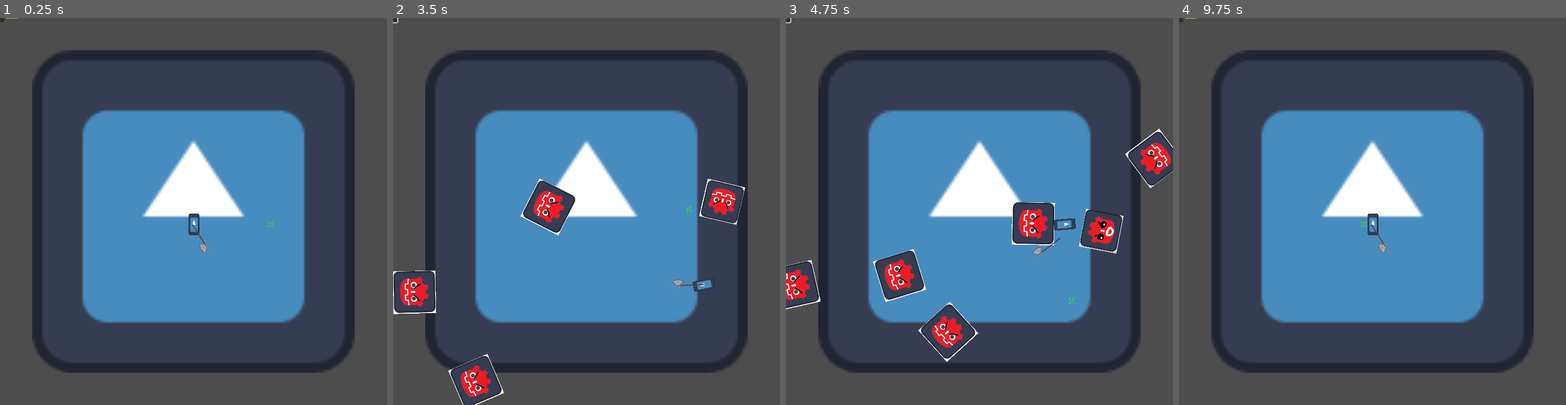
Above: before the commit, frames 1-4 (left to right).
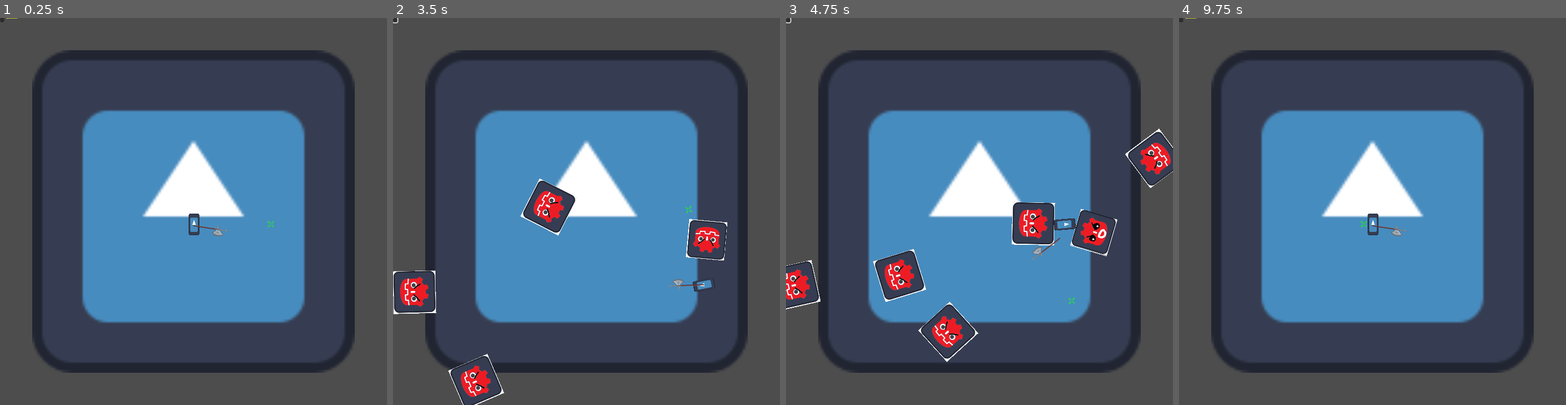
Above: after the commit, the same moments.

Repository: pkettune/halberd_arena
Game: Godot game, scene res://scenes/Main.tscn
Same seed, same stepped clock (60 frames per second), same inputs: the game is played once before the commit and once after it. The engine's default icon, where the game draws it, is replaced by a stand-in: a white triangle on a blue panel in a dark square.
Inputs (mouse positions are in pixels of both pictures, inside the frame that each line leads up to):
- Up to frame 1 (0.25 s): no input
- Up to frame 2 (3.5 s): click (396, 21) at 0.5 s; move the mouse to (671, 192) at 1.27 s; press the mouse at (671, 192) at 1.28 s; hold D (right) 1.28-2.03 s; move the mouse to (509, 230) at 2.02 s; release the mouse at (509, 230) at 2.03 s; hold S (down) 2.03-2.78 s; right-click (509, 230) at 2.1 s; move the mouse to (625, 126) at 2.77 s; press the mouse at (625, 126) at 2.78 s; hold D (right) from 2.78 s (still down)
- Up to frame 3 (4.75 s): move the mouse to (960, 288) at 3.52 s; release D (right) at 3.53 s; release the mouse at (960, 288) at 3.53 s; hold W (up) 3.53-4.28 s; right-click (960, 288) at 3.6 s; move the mouse to (1095, 269) at 4.27 s; press the mouse at (1095, 269) at 4.28 s; hold A (left) from 4.28 s (still down)
- Up to frame 4 (9.75 s): move the mouse to (1256, 153) at 5.02 s; release the mouse at (1256, 153) at 5.03 s; right-click (1256, 153) at 5.1 s; move the mouse to (1391, 211) at 5.77 s; release A (left) at 5.78 s; press the mouse at (1391, 211) at 5.78 s; hold S (down) 5.78-6.53 s; tap Enter at 6.5, 8, 9.5 s; move the mouse to (1314, 114) at 6.52 s; release the mouse at (1314, 114) at 6.53 s; hold D (right) 6.53-7.28 s; right-click (1314, 114) at 6.6 s; tap Space at 7.25, 8.75 s; move the mouse to (1457, 192) at 7.27 s; press the mouse at (1457, 192) at 7.28 s; hold W (up) 7.28-8.03 s; move the mouse to (1295, 230) at 8.02 s; release the mouse at (1295, 230) at 8.03 s; hold D (right) 8.03-8.78 s; right-click (1295, 230) at 8.1 s; move the mouse to (1411, 126) at 8.77 s; press the mouse at (1411, 126) at 8.78 s; hold S (down) 8.78-9.53 s; move the mouse to (1353, 288) at 9.52 s; release the mouse at (1353, 288) at 9.53 s; hold A (left) from 9.53 s (still down); right-click (1353, 288) at 9.6 s

The runs differ from the first frame. In frame 1, 0.1% of the frame differs, in the area x 48-59%, y 53-62%; in frame 2, 1.2%, in the area x 75-91%, y 41-63%; in frame 3, 0.8%; in frame 4, 0.1%.
Error in both runs: Invalid assignment of property or key 'paused' with value of type 'bool' on a base object of type 'null instance'. (res://scripts/player.gd:68)

Commit message:
backup

Diff:
--- a/scenes/weapon.tscn
+++ b/scenes/weapon.tscn
@@ -7,7 +7,7 @@
 
 [sub_resource type="CapsuleShape2D" id="CapsuleShape2D_7d643"]
 radius = 13.6473
-height = 41.2341
+height = 63.4577
 
 [sub_resource type="Animation" id="Animation_atu8b"]
 length = 0.001
@@ -46,10 +46,10 @@
 tracks/0/interp = 1
 tracks/0/loop_wrap = true
 tracks/0/keys = {
-"times": PackedFloat32Array(0.0506414, 0.15857, 0.256336, 0.280432, 0.303768, 0.370833, 0.393049, 0.4221, 0.449778, 0.477146),
-"transitions": PackedFloat32Array(1, 1, 1, 1, 1, 1, 1, 1, 1, 1),
+"times": PackedFloat32Array(0.0506414, 0.15857, 0.256336, 0.280432, 0.303768, 0.370833, 0.392028, 0.39221, 0.4221, 0.449778, 0.477146),
+"transitions": PackedFloat32Array(1, 1, 1, 1, 1, 1, 1, 1, 1, 1, 1),
 "update": 2,
-"values": [-0.630914, -1.60444, -1.60444, -1.18855, -0.844405, 0.190196, 0.931372, 1.69542, 1.92997, -0.630914]
+"values": [-0.630914, -1.60444, -1.60444, -1.18855, -0.844405, 0.190196, 0.931372, 0.935996, 1.69542, 1.92997, -0.630914]
 }
 tracks/1/type = "value"
 tracks/1/imported = false
@@ -58,10 +58,10 @@
 tracks/1/interp = 1
 tracks/1/loop_wrap = true
 tracks/1/keys = {
-"times": PackedFloat32Array(0.0506414, 0.152588, 0.254627, 0.28385, 0.303768, 0.370833, 0.393049, 0.4221, 0.449778, 0.477146),
-"transitions": PackedFloat32Array(1, 1, 1, 1, 1, 1, 1, 1, 1, 1),
+"times": PackedFloat32Array(0.0506414, 0.152588, 0.254627, 0.28385, 0.303768, 0.370833, 0.39221, 0.393049, 0.4221, 0.449778, 0.477146),
+"transitions": PackedFloat32Array(1, 1, 1, 1, 1, 1, 1, 1, 1, 1, 1),
 "update": 2,
-"values": [Vector2(-1.97784, -1.97784), Vector2(-19.6628, -1 …(91 unchanged characters)… 7), Vector2(33.6792, -21.7368), Vector2(42.2254, -8.60641), Vector2(33.4391, 12. …(61 unchanged characters)…
+"values": [Vector2(-1.97784, -1.97784), Vector2(-19.6628, -1 …(91 unchanged characters)… 7), Vector2(33.6792, -21.7368), Vector2(69, -4), Vector2(42.2254, -8.60641), Vector2(33.4391, 12. …(61 unchanged characters)…
 }
 tracks/2/type = "value"
 tracks/2/imported = false
@@ -112,8 +112,8 @@
 "
 
 [node name="Weapon" type="Node2D"]
-position = Vector2(28.0687, 10.7086)
-rotation = 1.78834
+position = Vector2(69, -4)
+rotation = 0.935996
 script = ExtResource("1_vd6j2")
 
 [node name="Halberd" type="CharacterBody2D" parent="."]
@@ -128,13 +128,13 @@
 
 [node name="HitBox" type="Area2D" parent="Halberd"]
 position = Vector2(9.98409, -6.48296)
-collision_layer = 0
+collision_layer = 16
 collision_mask = 0
 script = ExtResource("3_yj8vd")
 damage = null
 
 [node name="CollisionShape2D" type="CollisionShape2D" parent="Halberd/HitBox"]
-position = Vector2(33.2923, -28.9747)
+position = Vector2(27.7878, -20.9499)
 rotation = 0.799856
 shape = SubResource("CapsuleShape2D_7d643")
 
--- a/scripts/enemy.gd
+++ b/scripts/enemy.gd
@@ -2,7 +2,6 @@
 extends CharacterBody2D
 
 var enemy = self
-var elapsed = 7
 const player_scene: PackedScene = preload("res://scenes/player.tscn")
 
 @onready var player = get_node("/root/Main/Player/")
@@ -26,7 +25,7 @@
 var knockback
 
 func _on_hurtbox_area_entered(area):
-	enemy.position = lerp(player.position, enemy.position, 1.6)
+#	enemy.position = lerp(player.position, enemy.position, 1.6)
 	$AnimatedSprite2D.scale.x = 0.18
 	$AnimatedSprite2D.scale.y = 0.18
 	await get_tree().create_timer(0.25).timeout
